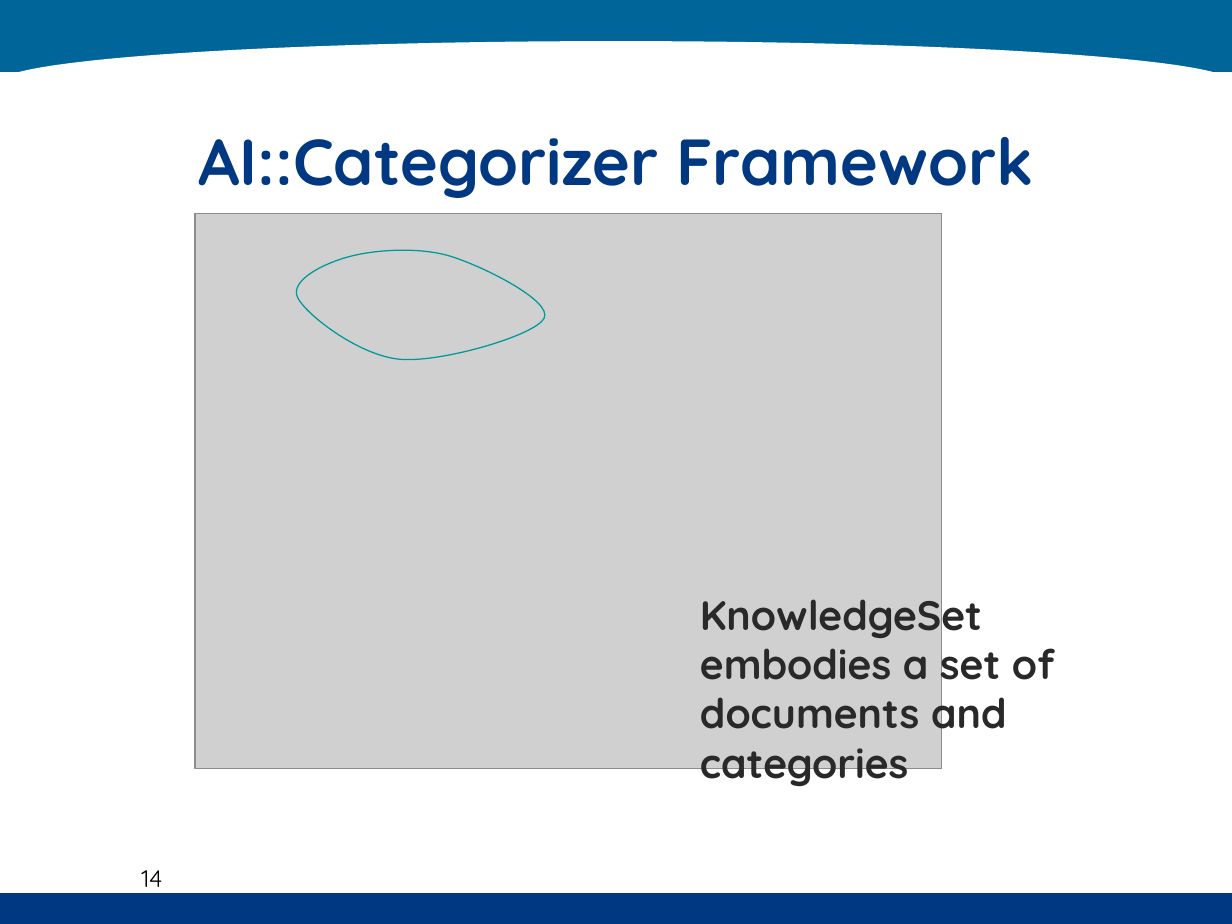
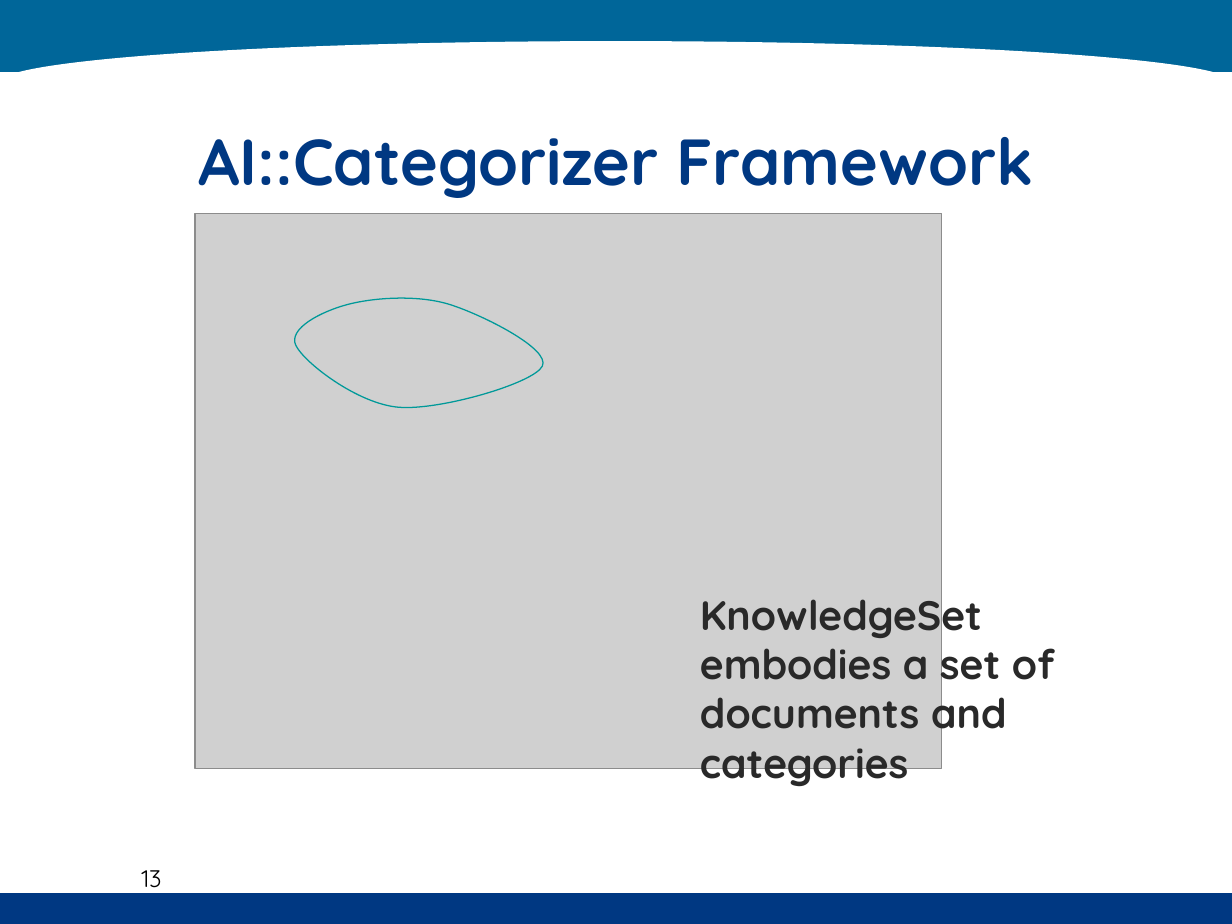
Before and after one commit to kenahoo/tcframe, a slide deck: slide 13 of doc/Thesis Seminar.ppt (slide 14 before the commit). Drawn at 1232x924 pixels with LibreOffice and Linux fonts; fonts in the diff are those of the drawing; grey boxes stand for pictures; background and template pictures are left out. Boxes give left, top, right and bottom in pixels: in the first picture for what was removed or moved away, otherwise in the second. Text is boxed around its words. In the diff, an @@ line names an element or a change of style, - is before the commit and + after.

```diff
--- a/doc/Thesis Seminar.ppt
+++ b/doc/Thesis Seminar.ppt
@@ freeform shape: place and size @@
-freeform shape at (290,246,553,362)
+freeform shape at (287,294,551,410)
@@ page number at (141,870,161,894): text changed @@
-14
+13
```
Also in this commit, not shown: 7 other slides changed, 2 slides added, 2 slides removed.
